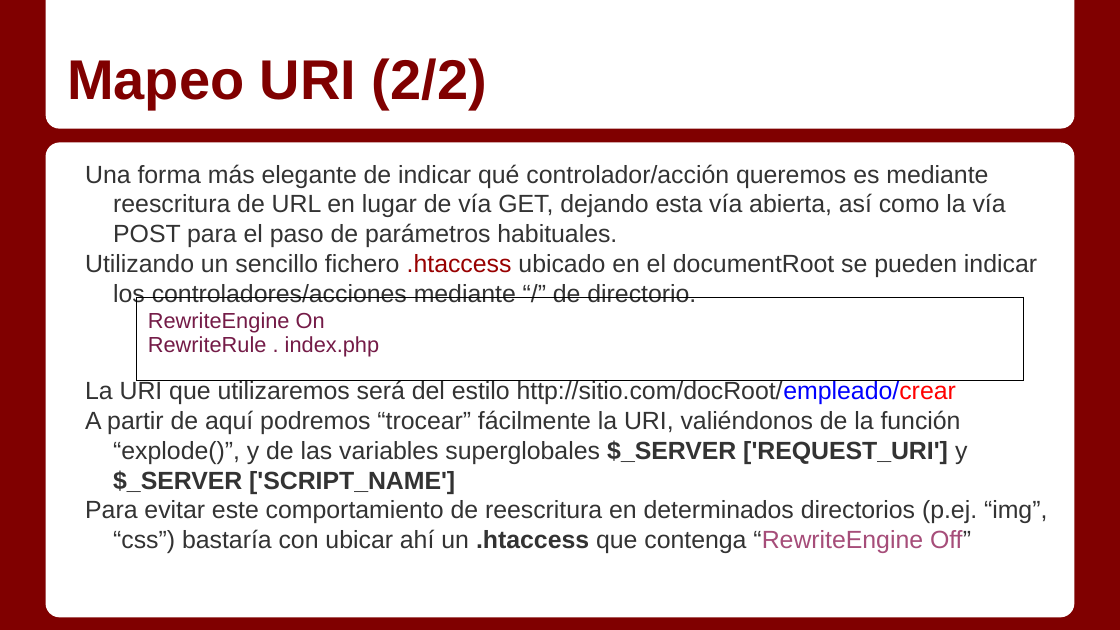
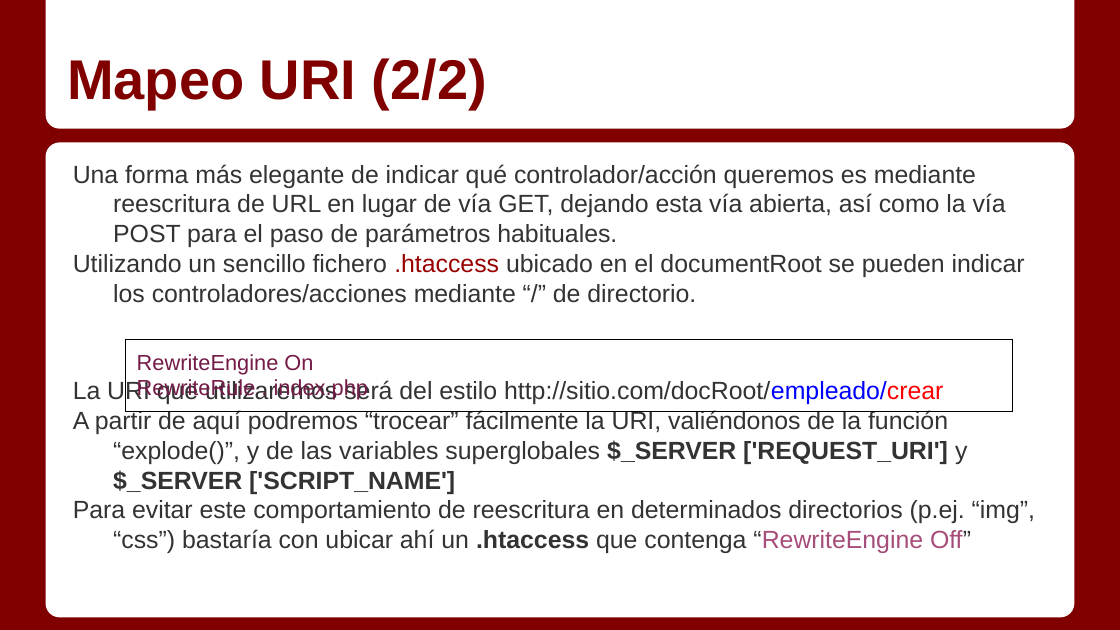
Before and after one commit to Gmuela/Apuntes, a slide deck: slide 13 of Servidor/Temas/1_7 - Arquitectura MVC (PHP).pptx. Drawn at 1120x630 pixels with LibreOffice and Linux fonts; fonts in the diff are those of the drawing. Boxes give left, top, right and bottom in pixels: in the first picture for what was removed or moved away, otherwise in the second. Text is boxed around its words. In the diff, an @@ line names an element or a change of style, - is before the commit and + after.

```diff
--- a/Servidor/Temas/1_7 - Arquitectura MVC (PHP).pptx
+++ b/Servidor/Temas/1_7 - Arquitectura MVC (PHP).pptx
@@ text "Una forma más elegante de ..." at box(73, 164, 1035, 553): indent changed @@
@@ table: place and size @@
-table at box(137, 298, 1024, 382)
+table at box(125, 339, 1012, 630)
```
Also in this commit, not shown: 9 other slides changed, 1 other file.
